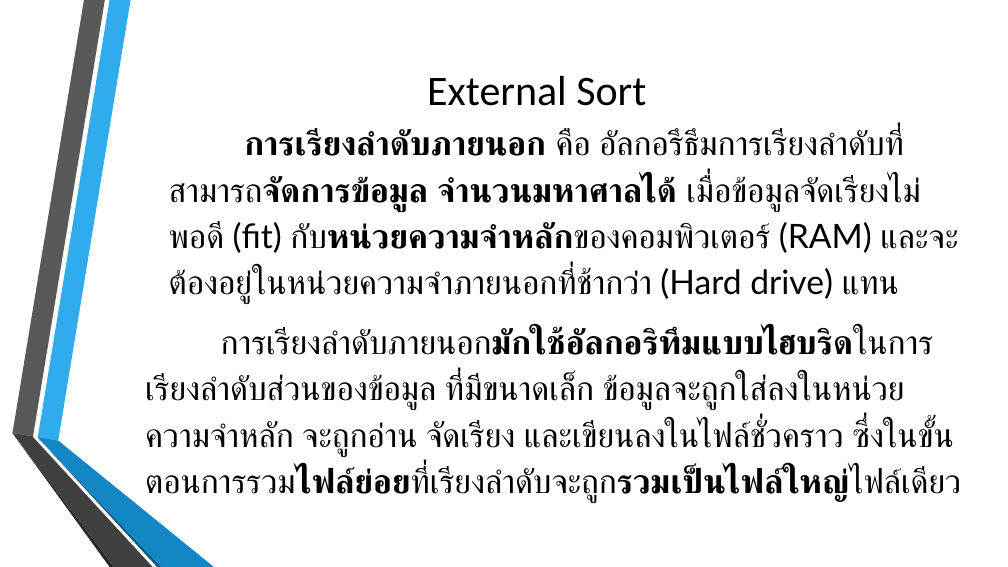
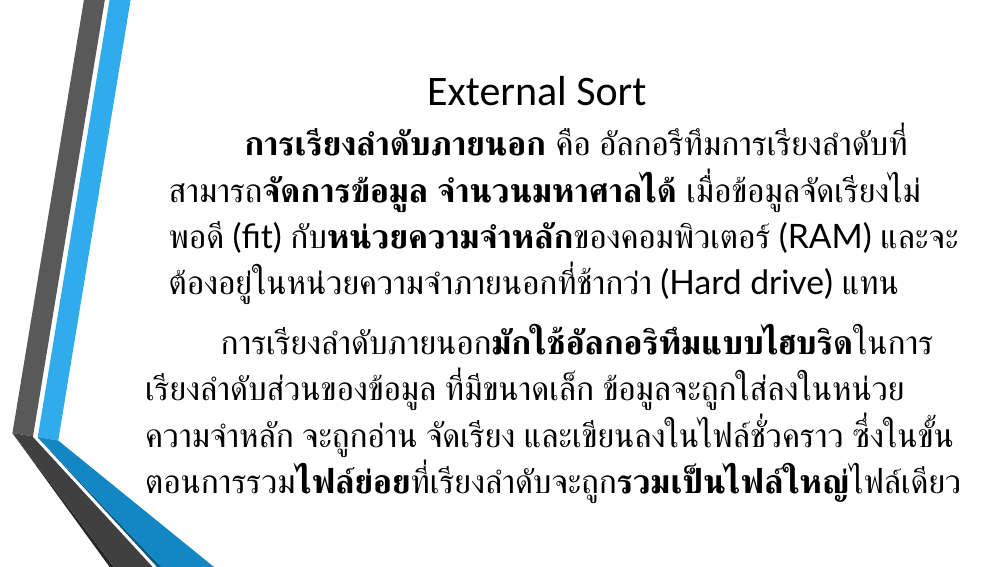
Before and after one commit to billowdev/report-external-sorted, a slide deck: slide 2 of PPTX_Report_External_Sort.pptx. Drawn at 1008x567 pixels with LibreOffice and Linux fonts; fonts in the diff are those of the drawing; background and template pictures are left out. Boxes give left, top, right and bottom in pixels: in the first picture for what was removed or moved away, otherwise in the second. Text is boxed around its words. In the diff, an @@ line names an element or a change of style, - is before the commit and + after.

```diff
--- a/PPTX_Report_External_Sort.pptx
+++ b/PPTX_Report_External_Sort.pptx
@@ text at (169,130,921,304): text changed @@
-การเรียงลำดับภายนอก คือ อัลกอรึธึมการเรียงลำดับที่สามารถจัดการข้อมูล จำนวนมหาศาลได้ เมื่อข้อมูลจัดเรียงไม่พอดี (fit) กับหน่วยความจำหลักของคอมพิวเตอร์ (RAM) และจะต้องอยู่ในหน่วยความจำภายนอกที่ช้ากว่า (Hard drive) แทน
+การเรียงลำดับภายนอก คือ อัลกอรึทึมการเรียงลำดับที่สามารถจัดการข้อมูล จำนวนมหาศาลได้ เมื่อข้อมูลจัดเรียงไม่พอดี (fit) กับหน่วยความจำหลักของคอมพิวเตอร์ (RAM) และจะต้องอยู่ในหน่วยความจำภายนอกที่ช้ากว่า (Hard drive) แทน
```
Also in this commit, not shown: 5 other slides changed, 2 other files.
